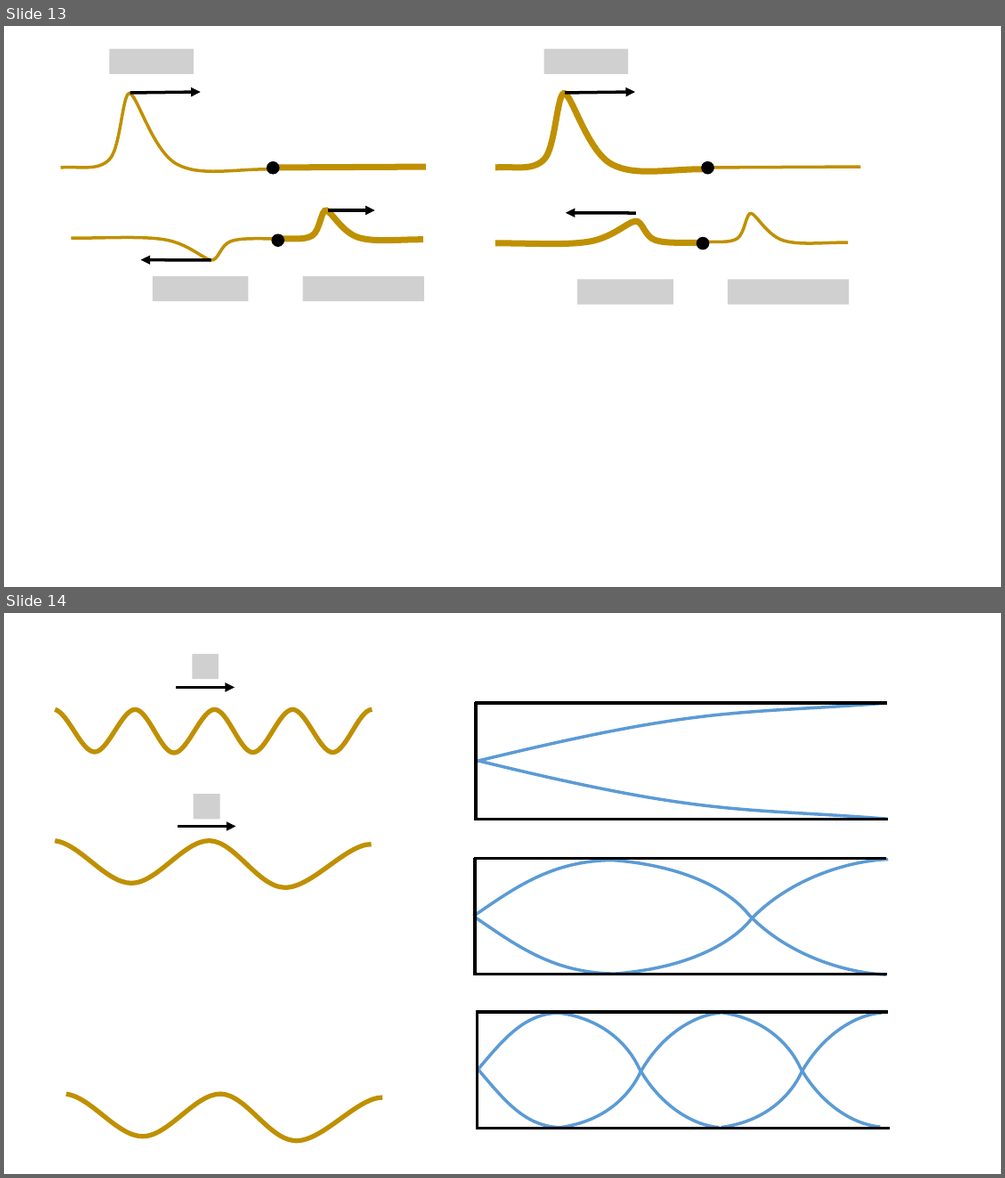
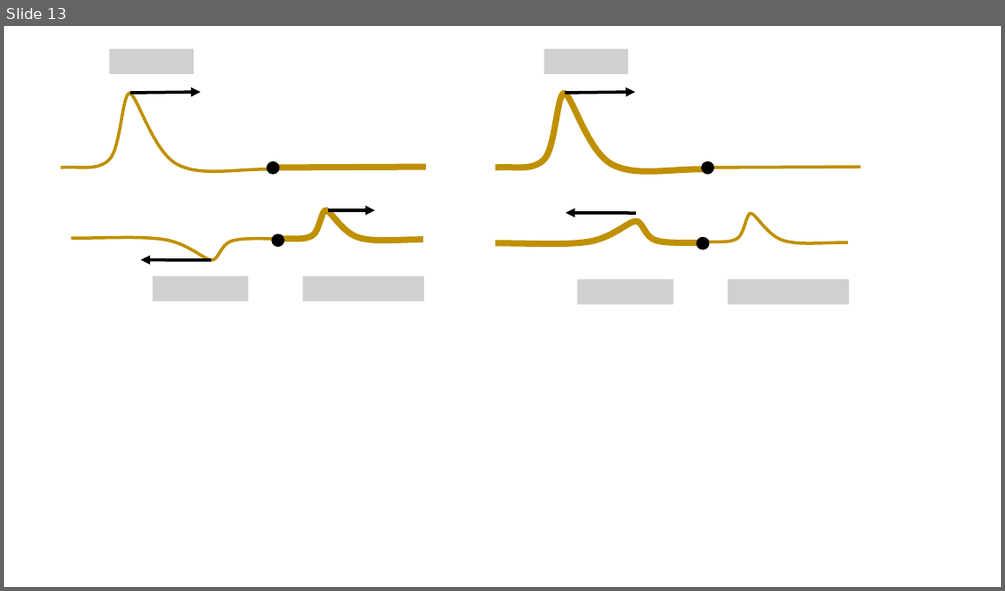
Before and after one commit to OSTP/PhysicsArtofModelling, a slide deck: tex/figures/Waves/Figures.pptx. Shown one above the other, each under a label of ours: slides 13 and 14 before the commit, slide 13 after it. The pictures are 1005x1178 and 1005x591 pixels, drawn with LibreOffice and Linux fonts; fonts in the diff are those of the drawing; grey boxes stand for pictures. Boxes give left, top, right and bottom in pixels: in the first picture for what was removed or moved away, otherwise in the second. Text is boxed around its words. In the diff, an @@ line names an element or a change of style, - is before the commit and + after.

```diff
--- a/tex/figures/Waves/Figures.pptx
+++ b/tex/figures/Waves/Figures.pptx
@@ slide 14 removed at (4, 613, 1001, 1174), background #FFFFFF @@
@@ line removed from (475, 703) to (887, 703) @@
@@ freeform shape removed at (476, 703, 887, 761) @@
@@ line removed from (476, 820) to (476, 702) @@
@@ freeform shape removed at (477, 761, 887, 819) @@
@@ group removed at (55, 654, 372, 887): 2 freeform shapes, 2 arrows, 2 pictures @@
@@ line removed from (476, 819) to (888, 819) @@
@@ freeform shape removed at (474, 860, 886, 974) @@
@@ line removed from (474, 859) to (886, 859) @@
@@ line removed from (475, 976) to (475, 858) @@
@@ freeform shape removed at (476, 859, 889, 973) @@
@@ line removed from (475, 974) to (887, 974) @@
@@ line removed from (476, 1013) to (888, 1013) @@
@@ line removed from (477, 1129) to (477, 1012) @@
@@ freeform shape removed at (720, 1013, 880, 1127) @@
@@ freeform shape removed at (721, 1013, 882, 1127) @@
@@ freeform shape removed at (477, 1013, 719, 1127) @@
@@ freeform shape removed at (479, 1013, 720, 1127) @@
@@ freeform shape removed at (66, 1094, 382, 1141) @@
@@ line removed from (477, 1127) to (890, 1127) @@
```
Also in this commit, not shown: 1 slide added, 1 other file.
